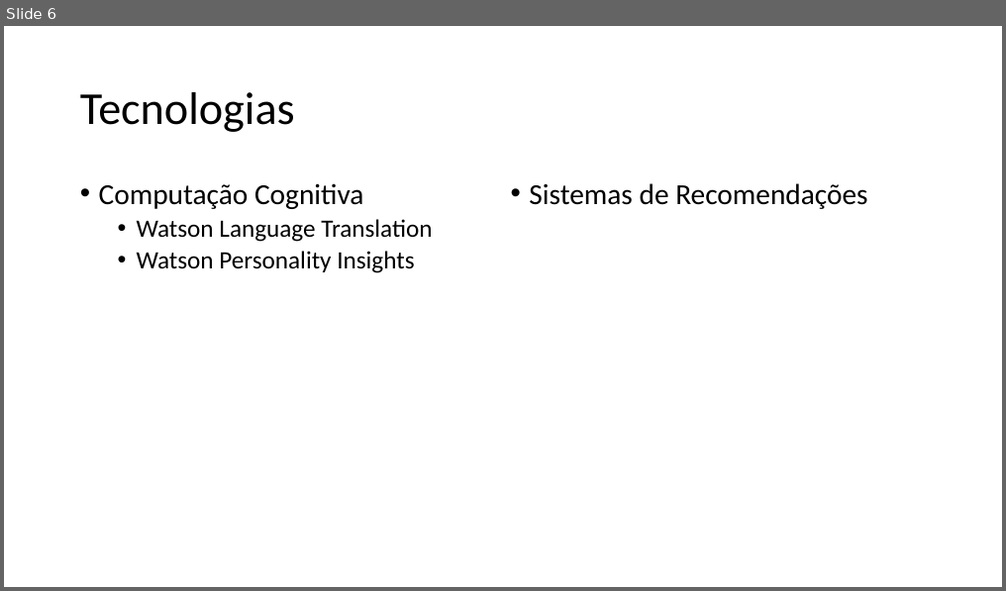
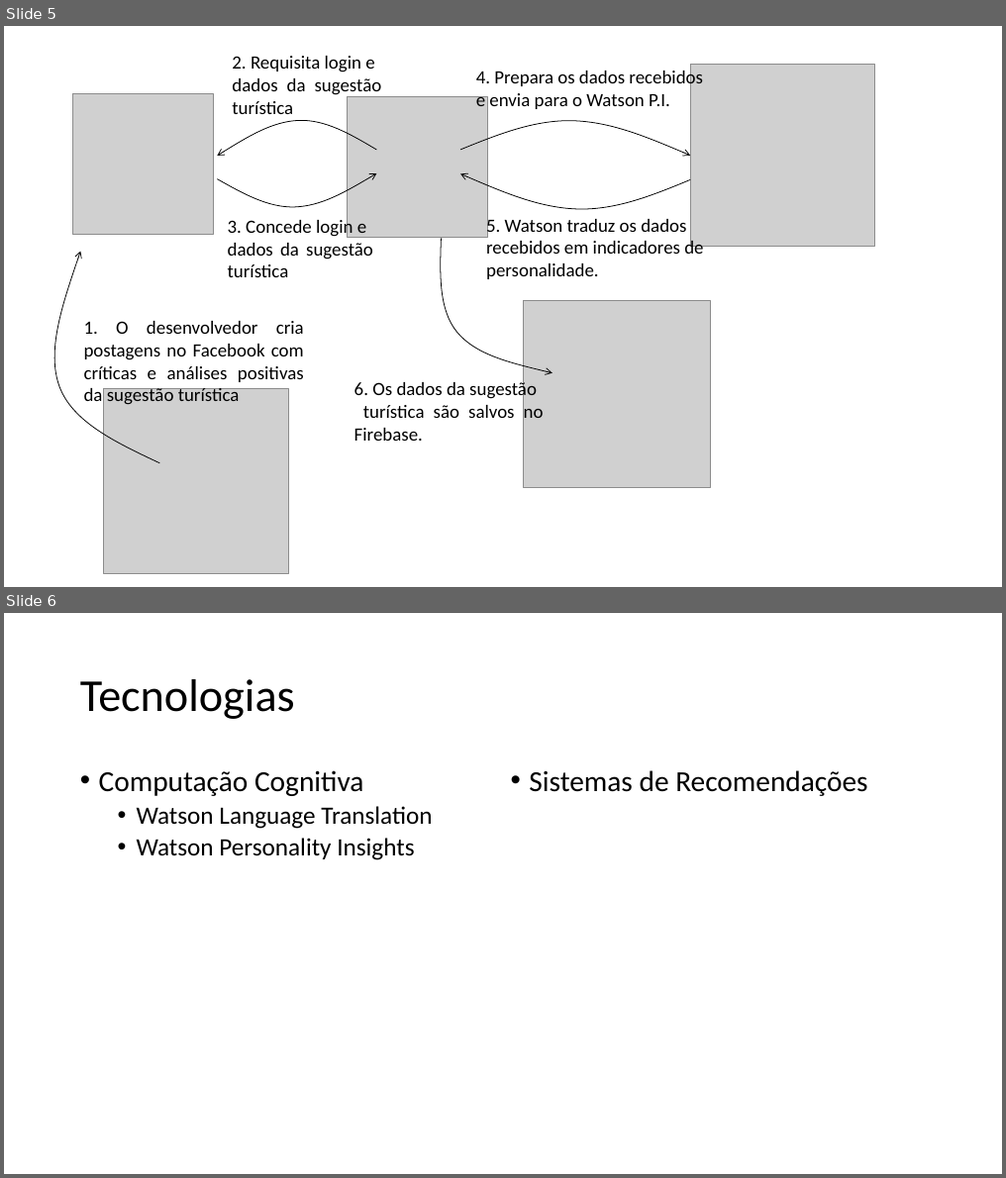
Before and after one commit to lucashardman/Projeto_Final, a slide deck: Documentação/Apresentacao.pptx. Shown one above the other, each under a label of ours: slide 6 before the commit, slides 5 and 6 after it. The pictures are 1006x591 and 1006x1178 pixels, drawn with LibreOffice and Linux fonts; fonts in the diff are those of the drawing; grey boxes stand for pictures. Boxes give left, top, right and bottom in pixels: in the first picture for what was removed or moved away, otherwise in the second. Text is boxed around its words. In the diff, an @@ line names an element or a change of style, - is before the commit and + after.

```diff
--- a/Documentação/Apresentacao.pptx
+++ b/Documentação/Apresentacao.pptx
@@ slide 5 added at bbox=[4, 26, 1002, 587], background #FFFFFF @@
@@ text added at bbox=[232, 56, 382, 114], 18 pt, text #000000 @@
+2. Requisita login e
+dados da sugestão turística
@@ text added at bbox=[476, 69, 703, 109], 18 pt, text #000000 @@
+4. Prepara os dados recebidos
+e envia para o Watson P.I.
@@ picture added at bbox=[690, 65, 875, 246] @@
@@ picture added at bbox=[73, 94, 214, 235] @@
@@ picture added at bbox=[347, 97, 487, 238] @@
@@ freeform shape added at bbox=[218, 120, 377, 156], outline #000000 0.75 pt @@
@@ freeform shape added at bbox=[460, 121, 690, 156], outline #000000 0.75 pt @@
@@ freeform shape added at bbox=[218, 174, 377, 207], outline #000000 0.75 pt @@
@@ freeform shape added at bbox=[460, 174, 690, 209], outline #000000 0.75 pt @@
@@ text added at bbox=[228, 217, 373, 277], 18 pt, text #000000 @@
+3. Concede login e
+dados da sugestão turística
@@ freeform shape added at bbox=[406, 233, 552, 404], outline #000000 0.75 pt @@
@@ text added at bbox=[486, 216, 703, 279], 18 pt, text #000000 @@
+5. Watson traduz os dados
+recebidos em indicadores de
+personalidade.
@@ freeform shape added at bbox=[14, 252, 171, 488], outline #000000 0.75 pt @@
@@ text added at bbox=[84, 321, 304, 405], 18 pt, text #000000 @@
+1. O desenvolvedor cria postagens no Facebook com críticas e análises positivas da sugestão turística
@@ picture added at bbox=[524, 301, 711, 488] @@
@@ text added at bbox=[354, 380, 544, 441], 18 pt, text #000000 @@
+6. Os dados da sugestão
+turística são salvos no Firebase.
@@ picture added at bbox=[104, 389, 288, 574] @@
```
Also in this commit, not shown: 2 slides changed, 1 slide removed, 18 other files.
